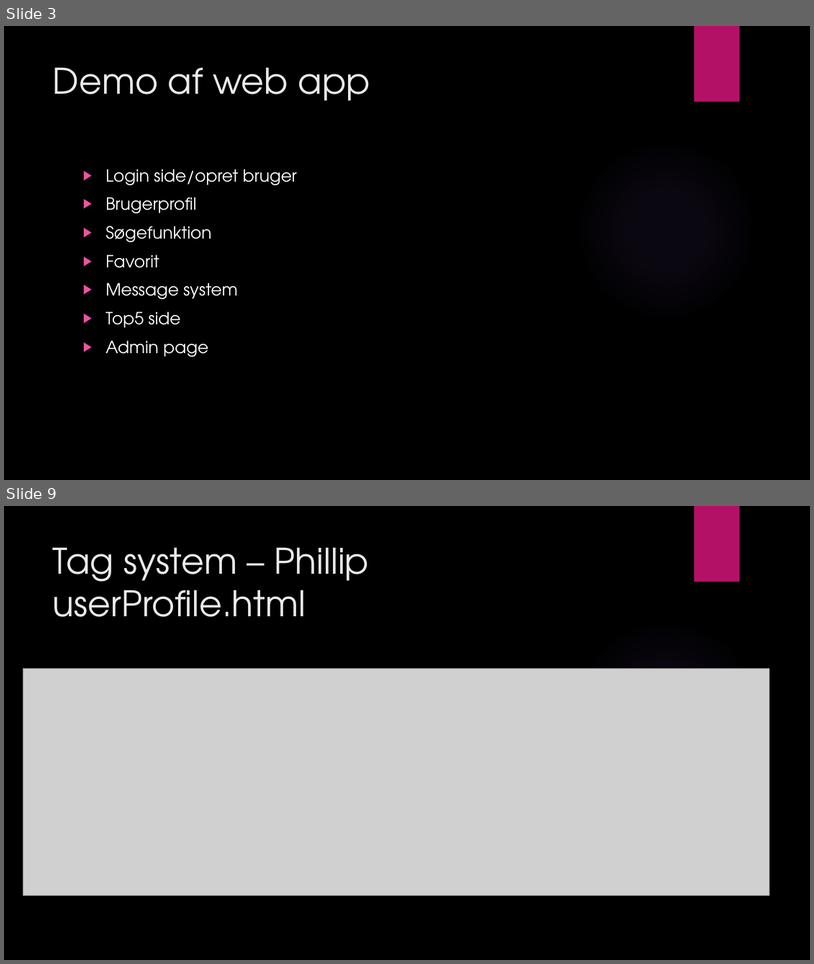
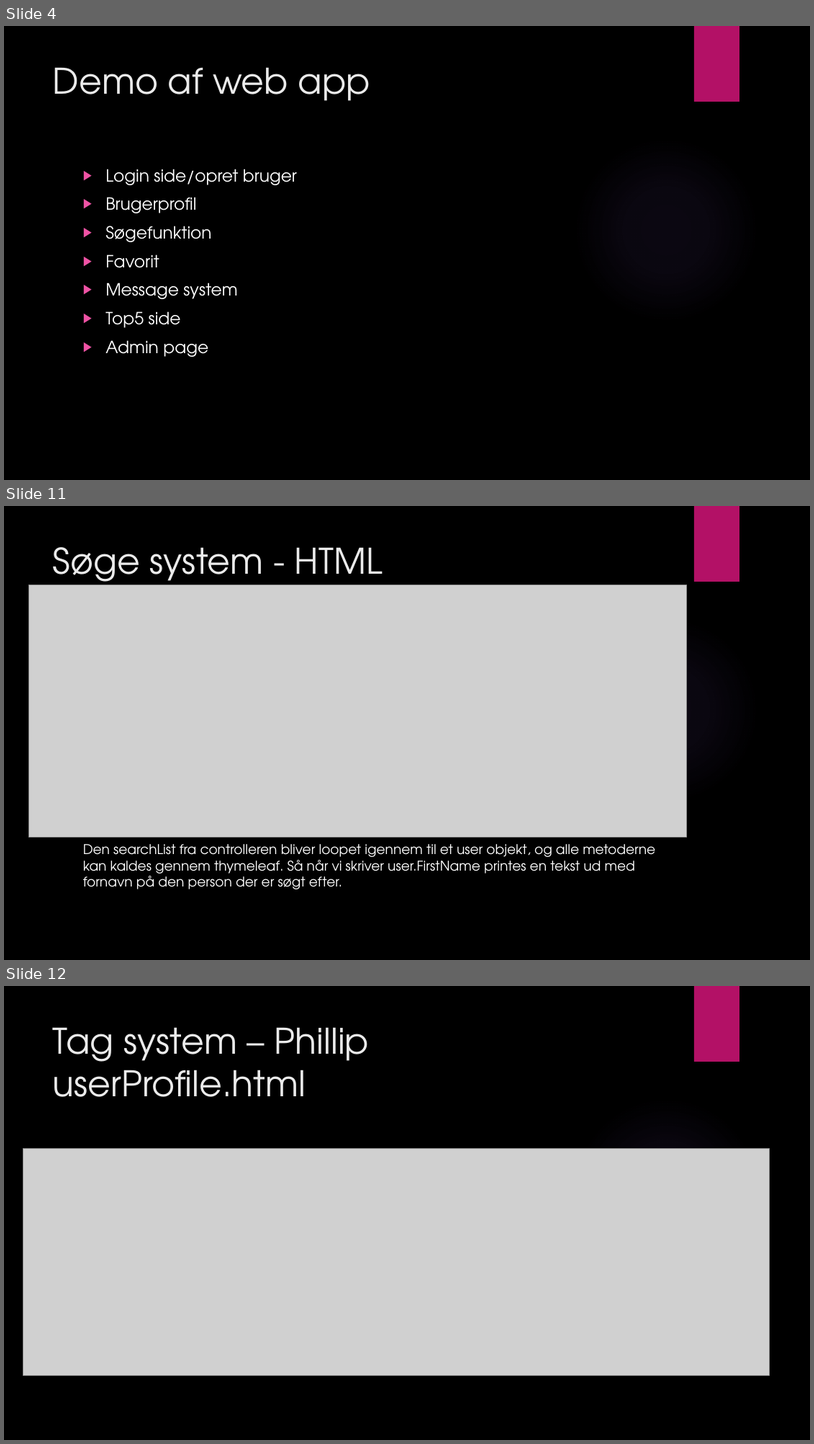
Before and after one commit to MatiasStorm/DateNRate, a slide deck: documents/DateN’Rate.pptx. Shown one above the other, each under a label of ours: slides 3 and 9 before the commit, slides 4, 11 and 12 after it; the slides between them are not shown. The pictures are 814x964 and 814x1444 pixels, drawn with LibreOffice and Linux fonts; fonts in the diff are those of the drawing; grey boxes stand for pictures; background and template pictures are left out. Boxes give left, top, right and bottom in pixels: in the first picture for what was removed or moved away, otherwise in the second. Text is boxed around its words. In the diff, an @@ line names an element or a change of style, - is before the commit and + after.

```diff
--- a/documents/DateN’Rate.pptx
+++ b/documents/DateN’Rate.pptx
@@ slide 11 added at (4,506,810,960), background picture (left out); not listed: 2 template elements that a slide beside it also shows @@
@@ title added at (53,547,383,590), 42 pt, text #EBEBEB @@
+Søge system - HTML
@@ picture added at (28,584,687,837) @@
@@ text added at (83,844,656,889), 16 pt, text #FFFFFF @@
+Den searchList fra controlleren bliver loopet igennem til et user objekt, og alle metoderne kan kaldes gennem thymeleaf. Så når vi skriver user.FirstName printes en tekst ud med fornavn på den person der er søgt efter.
@@ what was slide 3 is now slide 4 @@
@@ what was slide 9 is now slide 12 @@
```
Also in this commit, not shown: 5 slides changed, 3 other slides added, 1 slide removed.
